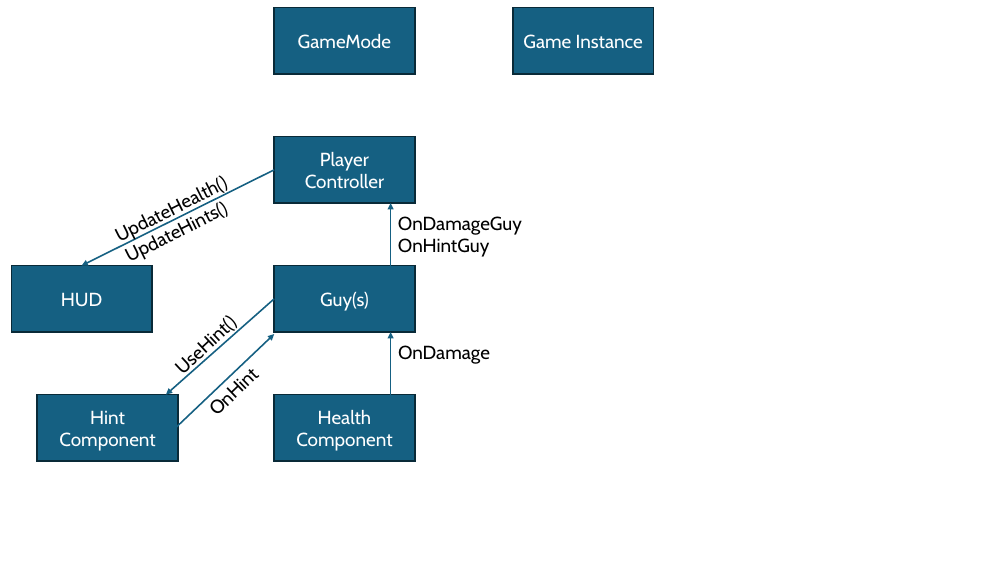
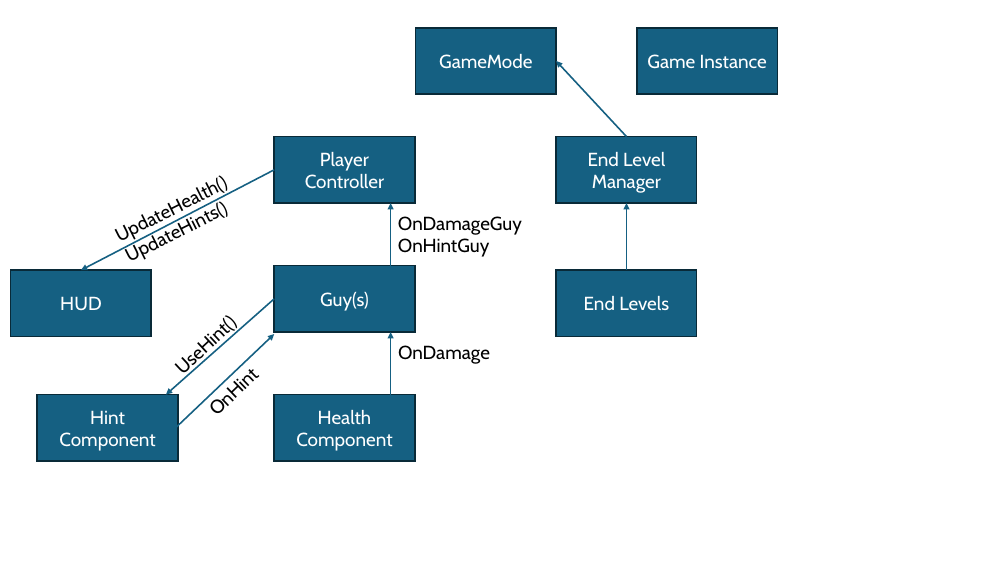
Before and after one commit to JamesNeville1/C4E-James-Neville, a slide deck: slide 1 of Presentation1.pptx. Drawn at 1008x567 pixels with LibreOffice and Linux fonts; fonts in the diff are those of the drawing. Boxes give left, top, right and bottom in pixels: in the first picture for what was removed or moved away, otherwise in the second. Text is boxed around its words. In the diff, an @@ line names an element or a change of style, - is before the commit and + after.

```diff
--- a/Presentation1.pptx
+++ b/Presentation1.pptx
@@ rectangle "GameMode": place and size @@
-rectangle "GameMode" at box(274, 8, 415, 74)
+rectangle "GameMode" at box(416, 28, 557, 95)
@@ rectangle "Game Instance": place and size @@
-rectangle "Game Instance" at box(513, 8, 653, 74)
+rectangle "Game Instance" at box(637, 28, 777, 95)
@@ arrow added from (627, 137) to (557, 61), #156082 1.5 pt @@
@@ rectangle added at box(557, 137, 697, 203), fill #156082, outline #092A39 1.5 pt, 18 pt, text #FFFFFF @@
+End Level Manager
@@ arrow moved from (274, 170) - (82, 265) to (274, 170) - (81, 270) @@
@@ arrow added from (627, 270) to (627, 203), #156082 1.5 pt @@
@@ rectangle "HUD": place and size @@
-rectangle "HUD" at box(11, 265, 152, 332)
+rectangle "HUD" at box(11, 270, 151, 337)
@@ rectangle added at box(557, 270, 697, 337), fill #156082, outline #092A39 1.5 pt, 18 pt, text #FFFFFF @@
+End Levels
```
Also in this commit, not shown: 29 other files.
